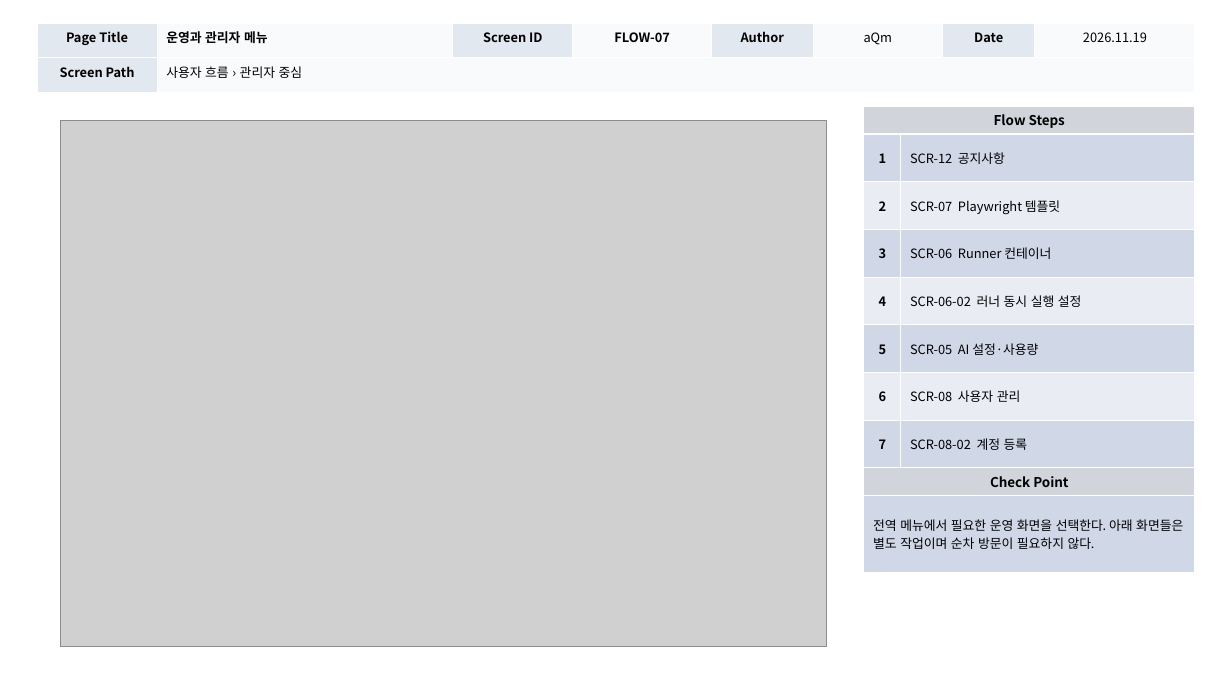
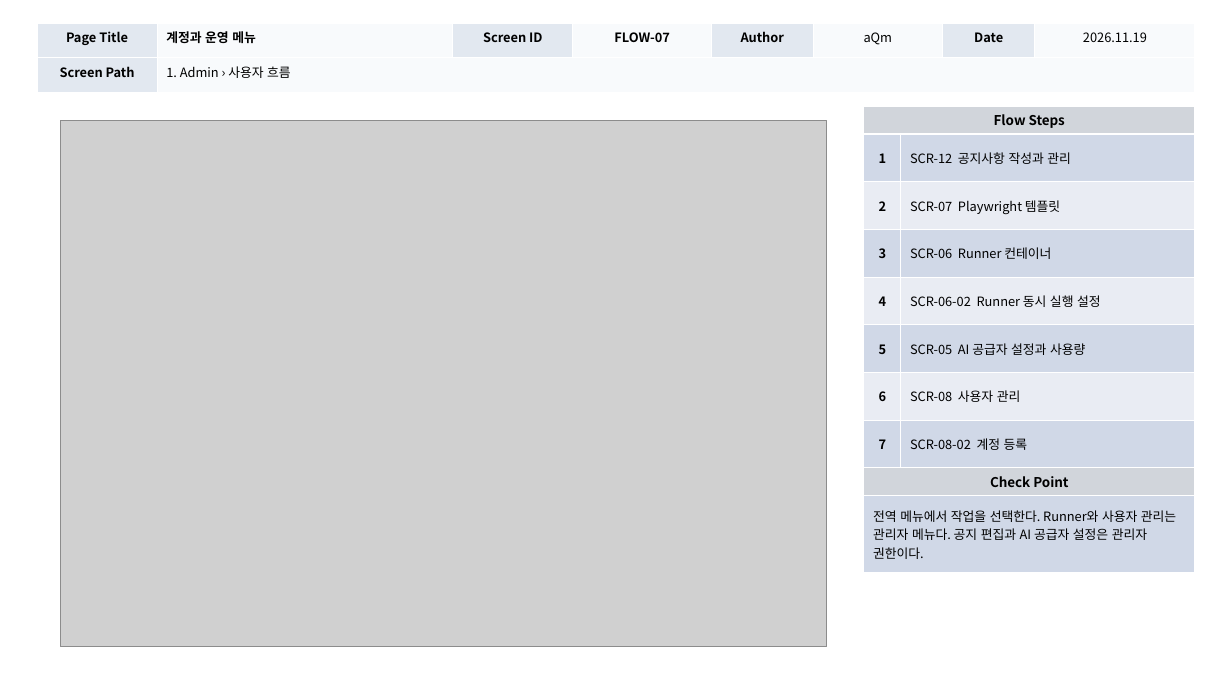
Before and after one commit to digitalist-corp/AI-TestOps, a slide deck: slide 13 of docs/aQm-산출물/AI-TestOps_UI설계서_(v1.0)_20261119.pptx (slide 40 before the commit). Drawn at 1232x693 pixels with LibreOffice and Linux fonts; fonts in the diff are those of the drawing; grey boxes stand for pictures. Boxes give left, top, right and bottom in pixels: in the first picture for what was removed or moved away, otherwise in the second. Text is boxed around its words. In the diff, an @@ line names an element or a change of style, - is before the commit and + after.

Commit message:
docs: UI 위치도 분리와 역할별 사용자 흐름 정리

```diff
--- a/docs/aQm-산출물/AI-TestOps_UI설계서_(v1.0)_20261119.pptx
+++ b/docs/aQm-산출물/AI-TestOps_UI설계서_(v1.0)_20261119.pptx
@@ table at [37,23,1195,92] @@
-row 1, column 2: 운영과 관리자 메뉴
+row 1, column 2: 계정과 운영 메뉴
-row 2, column 2: 사용자 흐름 › 관리자 중심
+row 2, column 2: 1. Admin › 사용자 흐름
@@ table at [864,106,1195,573] @@
-row 2, column 2: SCR-12 공지사항
+row 2, column 2: SCR-12 공지사항 작성과 관리
-row 5, column 2: SCR-06-02 러너 동시 실행 설정
+row 5, column 2: SCR-06-02 Runner 동시 실행 설정
-row 6, column 2: SCR-05 AI 설정·사용량
+row 6, column 2: SCR-05 AI 공급자 설정과 사용량
-row 10, column 1: 전역 메뉴에서 필요한 운영 화면을 선택한다. 아래 화면들은 별도 작업이며 순차 방문이 필요하지 않다.
+row 10, column 1: 전역 메뉴에서 작업을 선택한다. Runner와 사용자 관리는 관리자 메뉴다. 공지 편집과 AI 공급자 설정은 관리자 권한이다.
```
Also in this commit, not shown: 45 other slides changed, 11 slides added.
